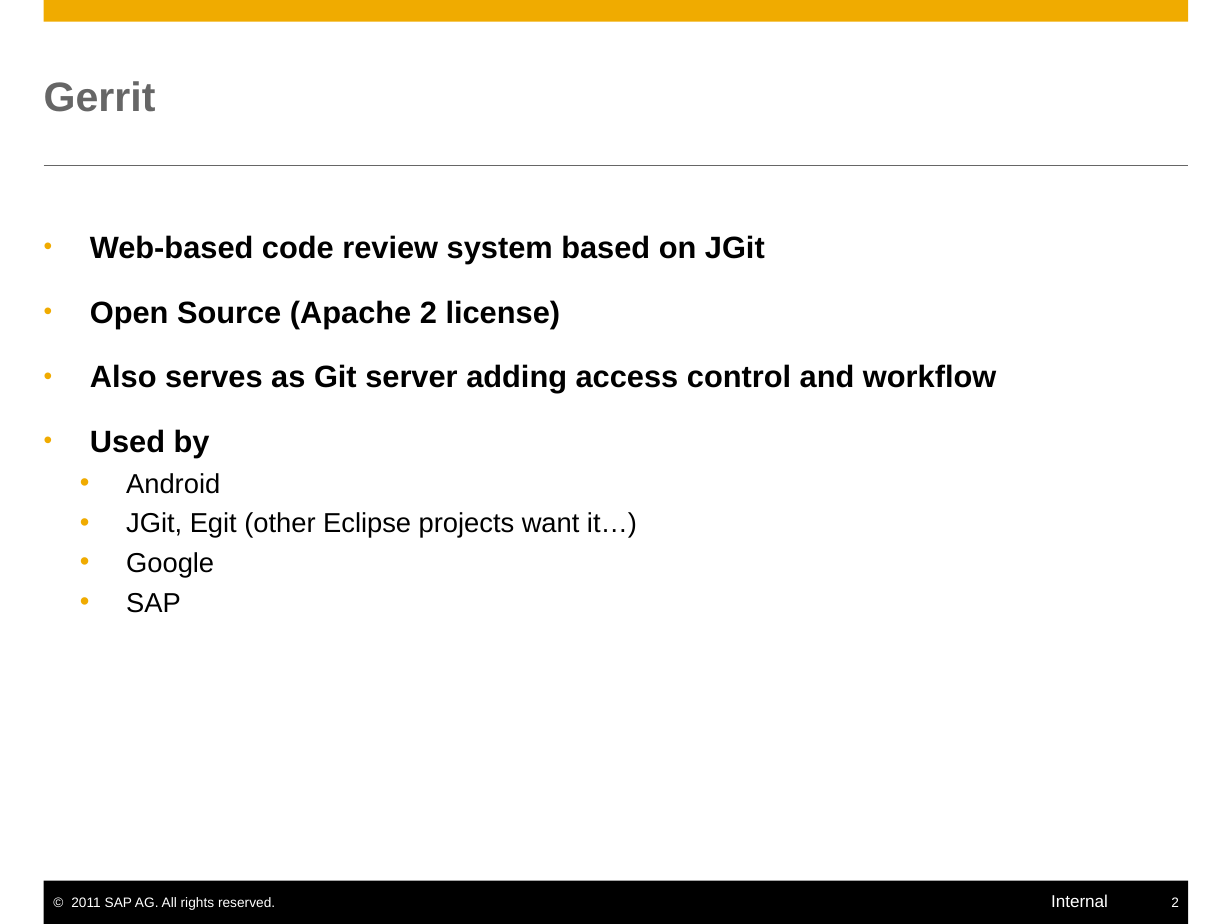
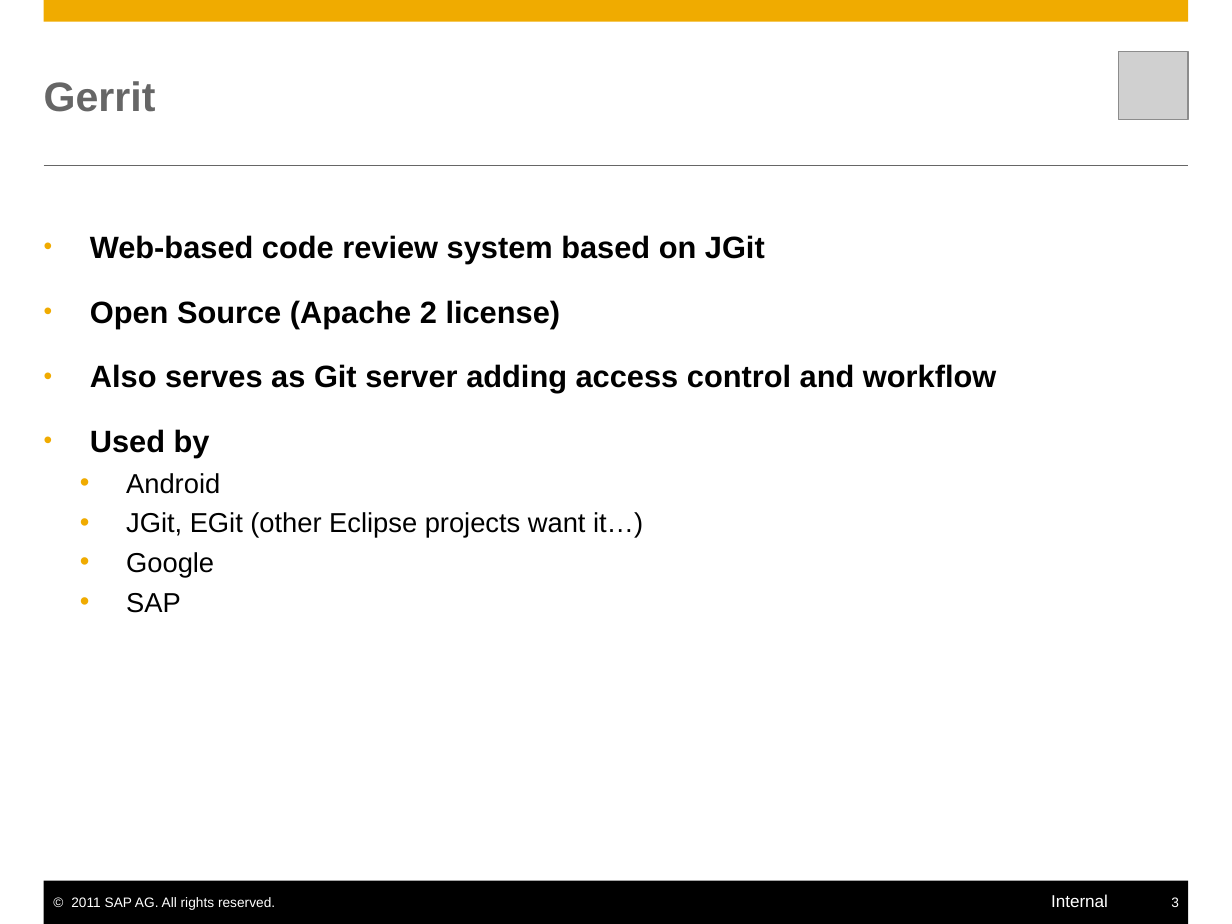
Before and after one commit to Eclipse-DemoCamps/democamp-indigo, a slide deck: slide 3 of democamp-indigo/Integrating Git, Gerrit and Jenkins with Mylyn.pptx (slide 2 before the commit). Drawn at 1232x924 pixels with LibreOffice and Linux fonts; fonts in the diff are those of the drawing; grey boxes stand for pictures. Boxes give left, top, right and bottom in pixels: in the first picture for what was removed or moved away, otherwise in the second. Text is boxed around its words. In the diff, an @@ line names an element or a change of style, - is before the commit and + after.

```diff
--- a/democamp-indigo/Integrating Git, Gerrit and Jenkins with Mylyn.pptx
+++ b/democamp-indigo/Integrating Git, Gerrit and Jenkins with Mylyn.pptx
@@ picture added at (1119, 52, 1188, 120) @@
@@ text at (126, 512, 643, 538): text changed @@
-    • JGit, Egit (other Eclipse projects want it…)
+    • JGit, EGit (other Eclipse projects want it…)
@@ page number at (1171, 897, 1179, 907): text changed @@
-2
+3
```
Also in this commit, not shown: 1 other slide changed, 2 slides added.
